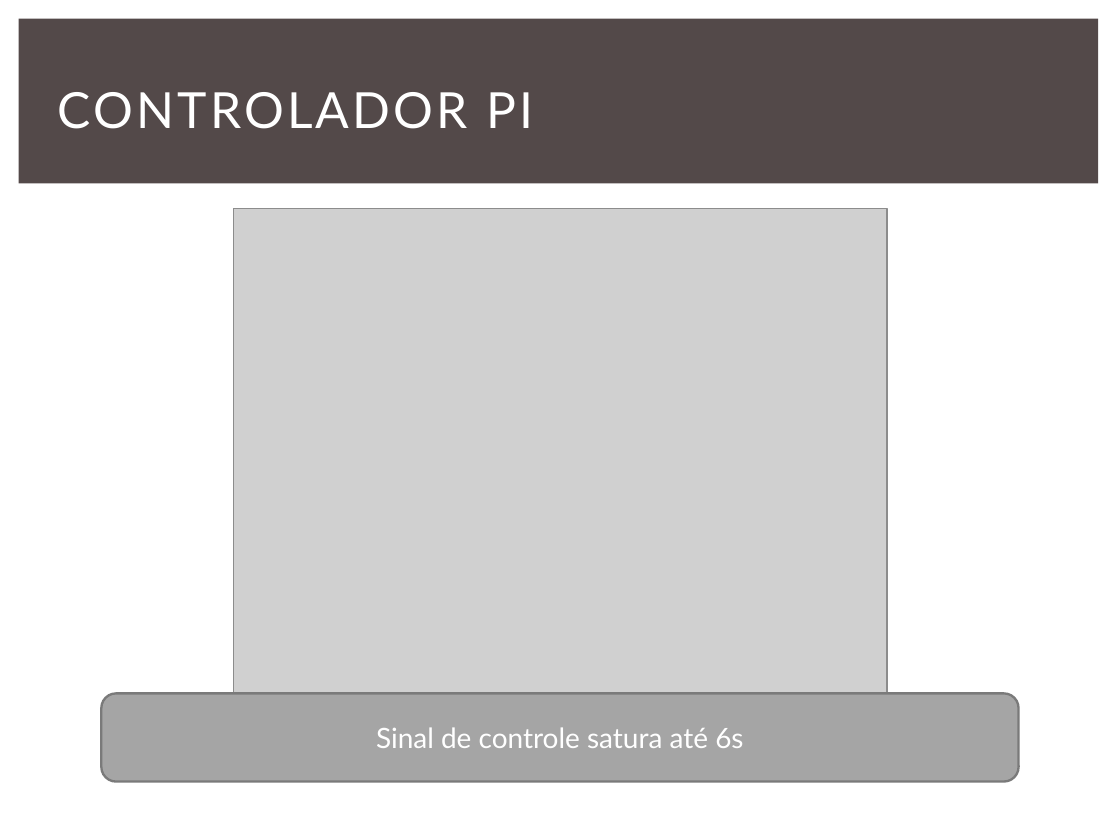
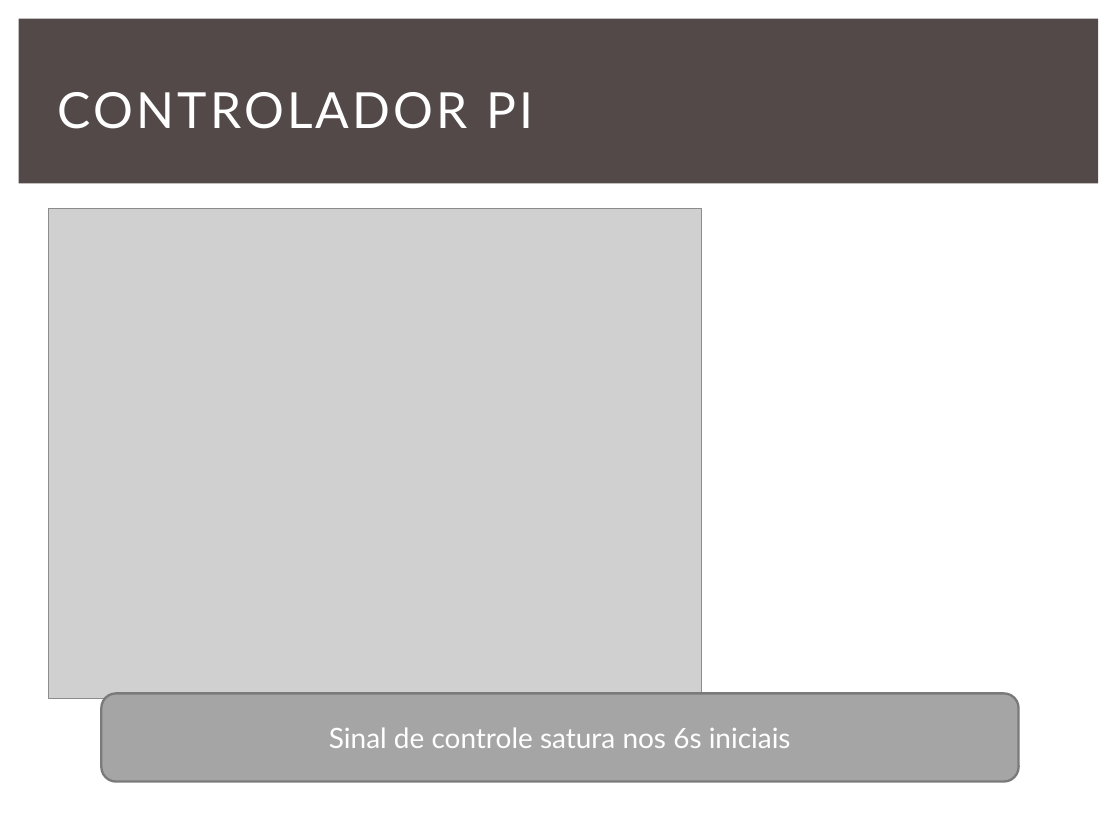
Before and after one commit to sitegui/ES828, a slide deck: slide 14 of lab10/apresentacao/Projeto 10 - Augusto-Guilhereme-Vinicius.pptx (slide 13 before the commit). Drawn at 1120x840 pixels with LibreOffice and Linux fonts; fonts in the diff are those of the drawing; grey boxes stand for pictures. Boxes give left, top, right and bottom in pixels: in the first picture for what was removed or moved away, otherwise in the second. Text is boxed around its words. In the diff, an @@ line names an element or a change of style, - is before the commit and + after.

```diff
--- a/lab10/apresentacao/Projeto 10 - Augusto-Guilhereme-Vinicius.pptx
+++ b/lab10/apresentacao/Projeto 10 - Augusto-Guilhereme-Vinicius.pptx
@@ picture: place and size @@
-picture at box(234, 208, 887, 699)
+picture at box(48, 208, 701, 699)
@@ text in rounded rectangle at box(329, 727, 791, 748): text changed @@
-Sinal de controle satura até 6s
+Sinal de controle satura nos 6s iniciais
```
Also in this commit, not shown: 2 other slides changed, 1 slide added, 1 other file.
